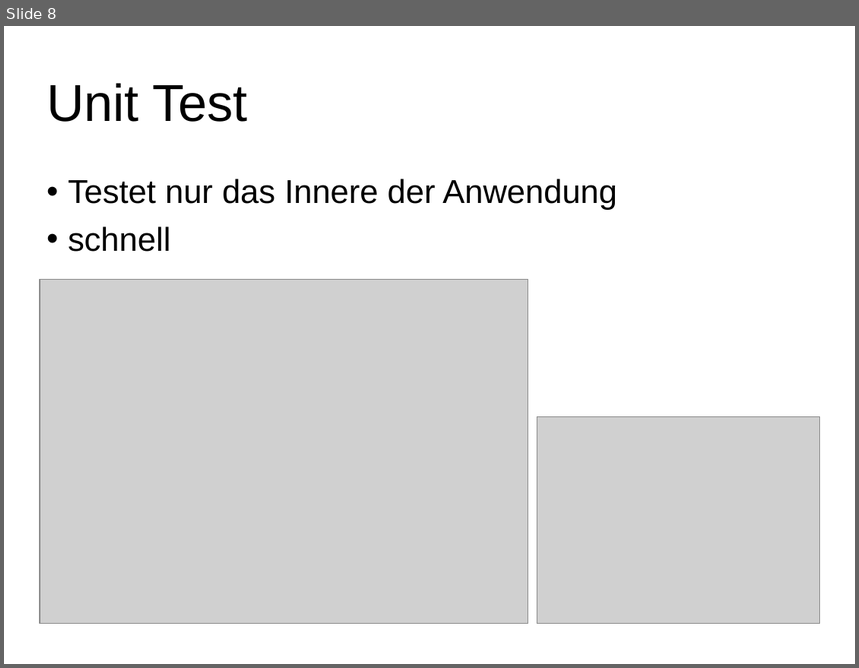
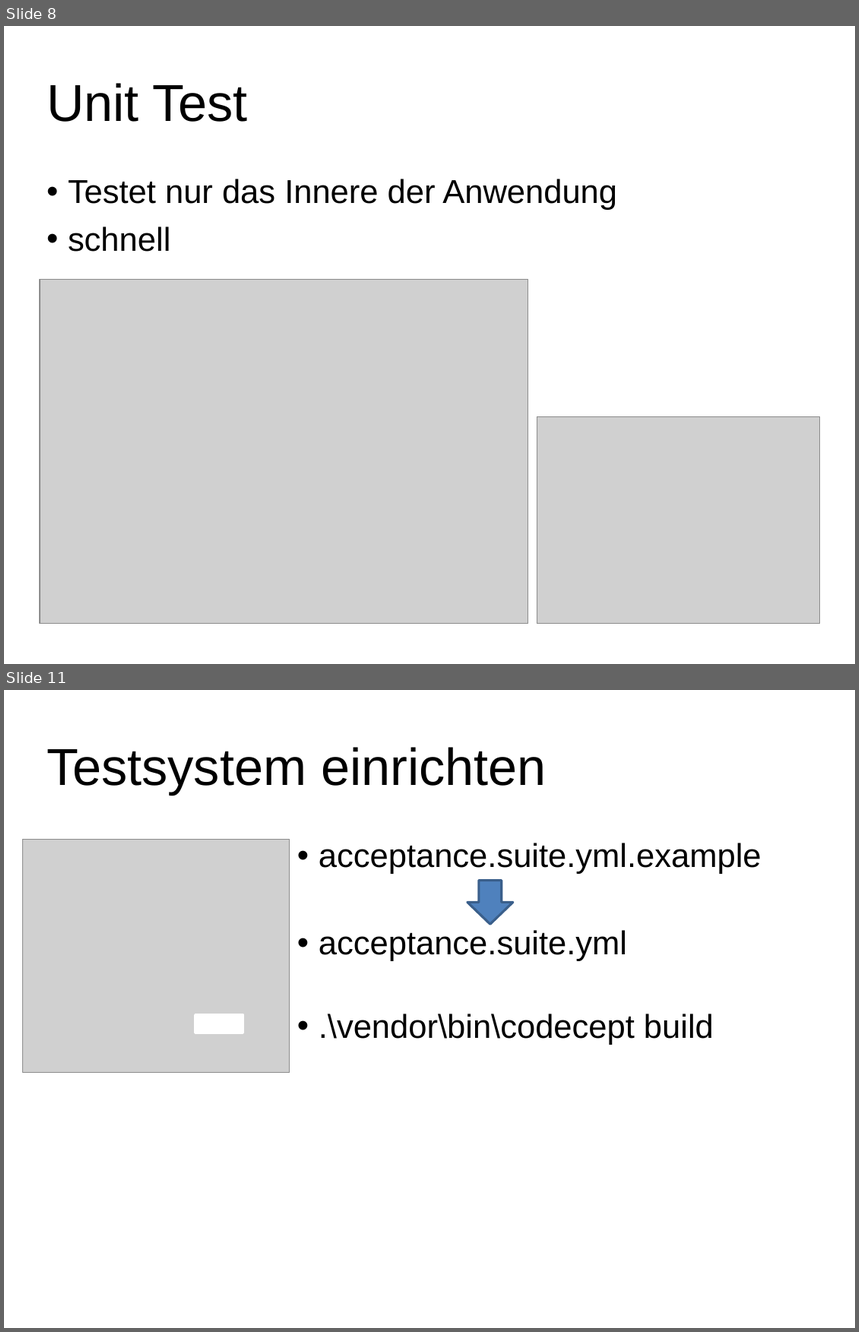
Before and after one commit to ToSchQLB/workshop_testen, a slide deck: docs/praesi.pptx. Shown one above the other, each under a label of ours: slide 8 before the commit, slides 8 and 11 after it; the slides between them are not shown. The pictures are 859x668 and 859x1332 pixels, drawn with LibreOffice and Linux fonts; fonts in the diff are those of the drawing; grey boxes stand for pictures; background and template pictures are left out. Boxes give left, top, right and bottom in pixels: in the first picture for what was removed or moved away, otherwise in the second. Text is boxed around its words. In the diff, an @@ line names an element or a change of style, - is before the commit and + after.

```diff
--- a/docs/praesi.pptx
+++ b/docs/praesi.pptx
@@ slide 11 added at (4, 690, 855, 1328), background #FFFFFF; not listed: 1 template element that a slide beside it also shows @@
@@ title added at (47, 747, 547, 795), 44 pt, text #000000 @@
+Testsystem einrichten
@@ picture added at (23, 839, 289, 1072) @@
@@ text added at (319, 843, 762, 1045), 28 pt, text #000000 @@
+• acceptance.suite.yml.example
+• acceptance.suite.yml
+• .\vendor\bin\codecept build
@@ down arrow added at (468, 881, 513, 924), fill #4F81BD, outline #3A5F8C 2 pt @@
@@ rectangle added at (196, 1015, 243, 1033), fill #FFFFFF, outline #FFFFFF 2 pt @@
```
Also in this commit, not shown: 2 other slides added, 9 other files.
